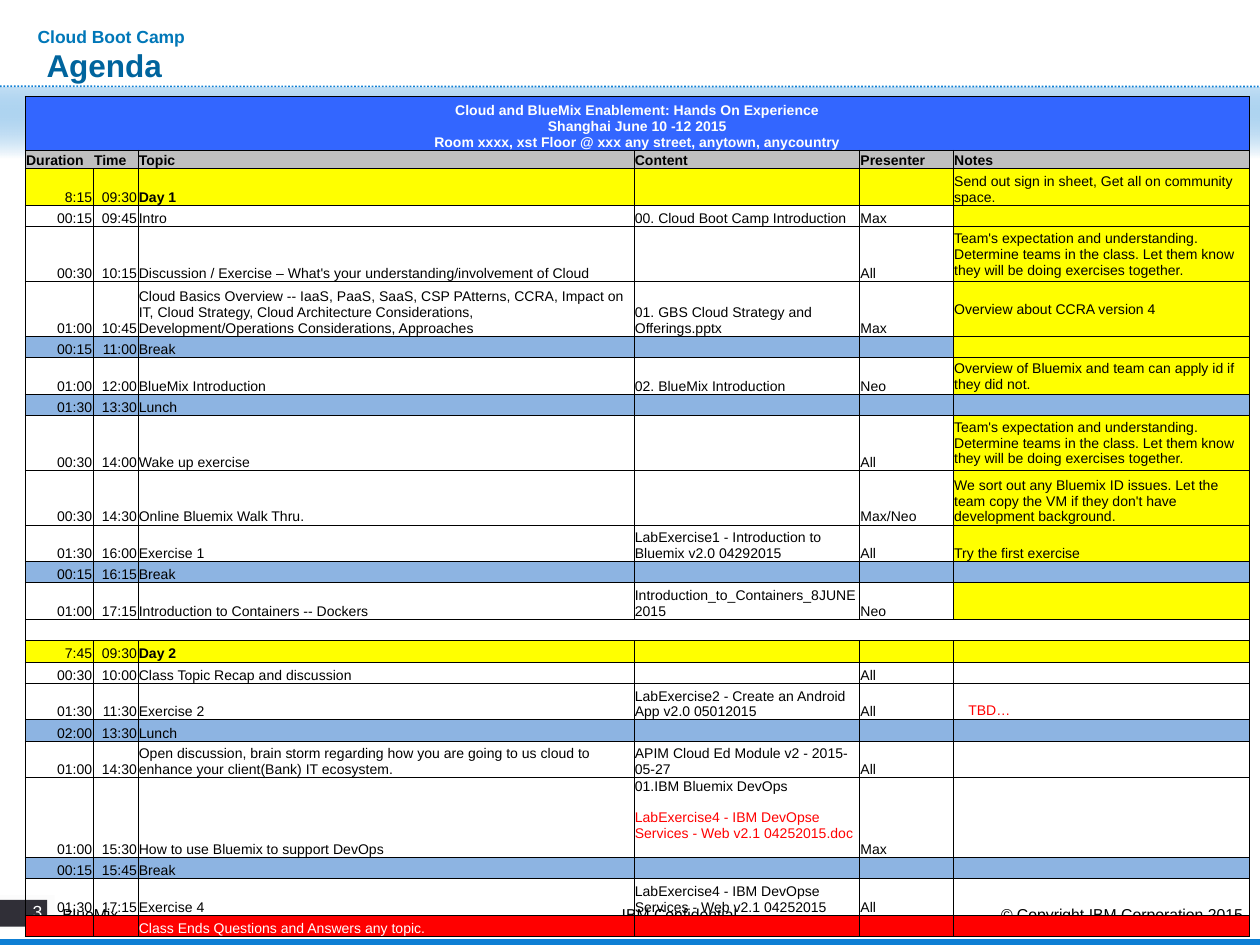
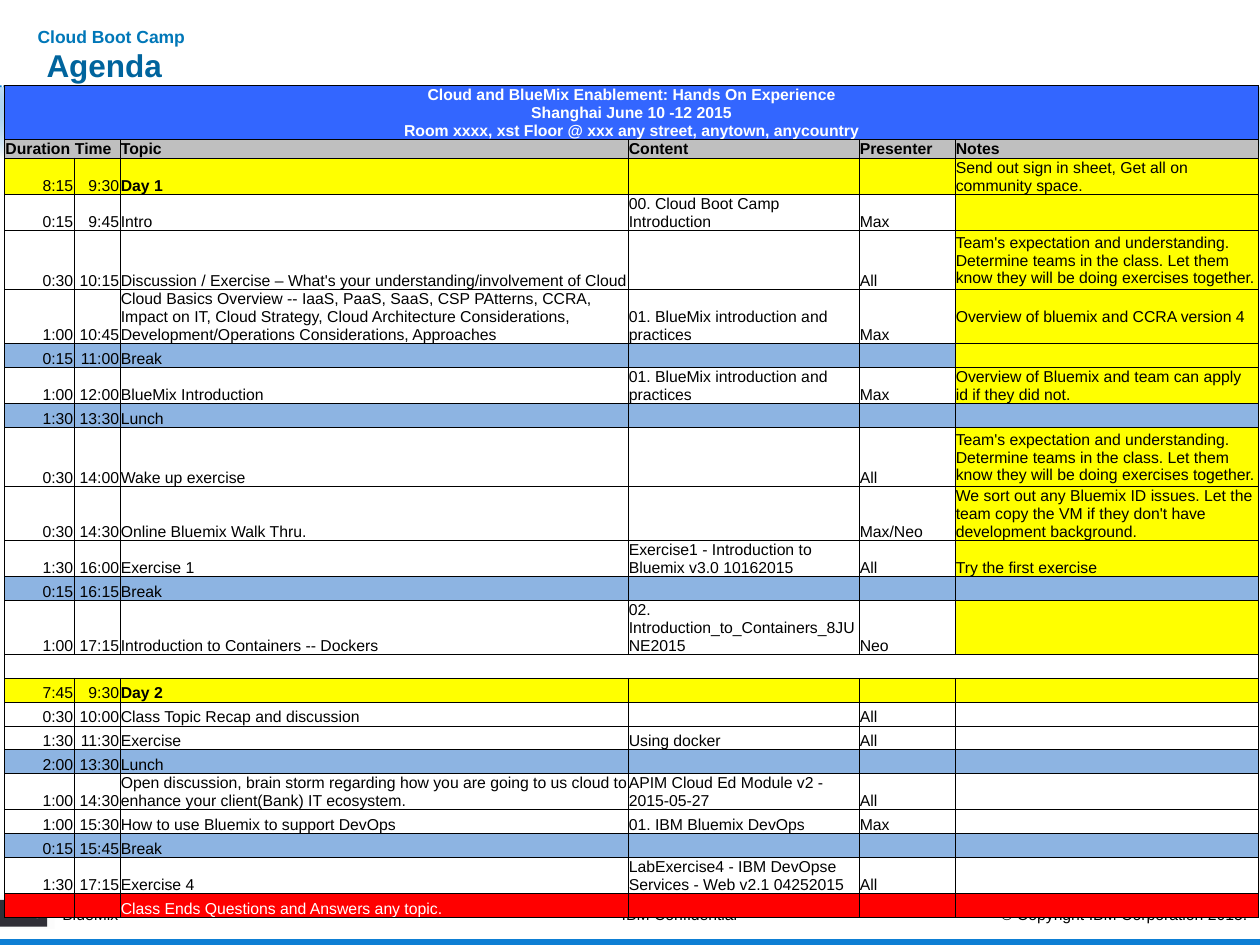
Before and after one commit to skivvyxu/BlueMix-Training, a slide deck: slide 3 of Day1/00. Cloud Boot Camp Introduction.pptx. Drawn at 1260x945 pixels with LibreOffice and Linux fonts; fonts in the diff are those of the drawing; background and template pictures are left out. Boxes give left, top, right and bottom in pixels: in the first picture for what was removed or moved away, otherwise in the second. Text is boxed around its words. In the diff, an @@ line names an element or a change of style, - is before the commit and + after.

Commit message:
updated decks

```diff
--- a/Day1/00. Cloud Boot Camp Introduction.pptx
+++ b/Day1/00. Cloud Boot Camp Introduction.pptx
@@ table at <box>5,86,1257,922</box> @@
-row 3, column 2: 09:30
+row 3, column 2: 9:30
-row 4, column 1: 00:15
+row 4, column 1: 0:15
-row 4, column 2: 09:45
+row 4, column 2: 9:45
-row 5, column 1: 00:30
+row 5, column 1: 0:30
-row 6: 01:00 | 10:45 | Cloud Basics Overview -- IaaS, PaaS, SaaS, CSP PAtterns, CCRA, Impact on IT, Cloud Strategy, Cloud Architecture Considerations, Development/Operations Considerations, Approaches | 01. GBS Cloud Strategy and Offerings.pptx | Max | Overview about CCRA version 4
+row 6: 1:00 | 10:45 | Cloud Basics Overview -- IaaS, PaaS, SaaS, CSP PAtterns, CCRA, Impact on IT, Cloud Strategy, Cloud Architecture Considerations, Development/Operations Considerations, Approaches | 01. BlueMix introduction and practices | Max | Overview of bluemix and CCRA version 4
-row 7, column 1: 00:15
+row 7, column 1: 0:15
-row 8: 01:00 | 12:00 | BlueMix Introduction | 02. BlueMix Introduction | Neo | Overview of Bluemix and team can apply id if they did not.
+row 8: 1:00 | 12:00 | BlueMix Introduction | 01. BlueMix introduction and practices | Max | Overview of Bluemix and team can apply id if they did not.
-row 9, column 1: 01:30
+row 9, column 1: 1:30
-row 10, column 1: 00:30
+row 10, column 1: 0:30
-row 11, column 1: 00:30
+row 11, column 1: 0:30
-row 12, column 1: 01:30
+row 12, column 1: 1:30
-row 12, column 4: LabExercise1 - Introduction to Bluemix v2.0 04292015
+row 12, column 4: Exercise1 - Introduction to Bluemix v3.0 10162015
-row 13, column 1: 00:15
+row 13, column 1: 0:15
-row 14, column 1: 01:00
+row 14, column 1: 1:00
-row 14, column 4: Introduction_to_Containers_8JUNE2015
+row 14, column 4: 02. Introduction_to_Containers_8JUNE2015
-row 16, column 2: 09:30
+row 16, column 2: 9:30
-row 17, column 1: 00:30
+row 17, column 1: 0:30
-row 18: 01:30 | 11:30 | Exercise 2 | LabExercise2 - Create an Android App v2.0 05012015 | All | TBD…
+row 18: 1:30 | 11:30 | Exercise | Using docker | All | 
-row 19, column 1: 02:00
+row 19, column 1: 2:00
-row 20, column 1: 01:00
+row 20, column 1: 1:00
-row 21, column 1: 01:00
+row 21, column 1: 1:00
-row 21, column 4: 01.IBM Bluemix DevOps / LabExercise4 - IBM DevOpse Services - Web v2.1 04252015.doc
+row 21, column 4: 01. IBM Bluemix DevOps
-row 22, column 1: 00:15
+row 22, column 1: 0:15
-row 23, column 1: 01:30
+row 23, column 1: 1:30
@@ size 8 to 9 pt in "Cloud and BlueMix Enablement: Hands On Experience ...", "Duration", "Time", "Topic" and 63 more places @@
@@ table: place and size @@
-table at <box>25,96,1250,941</box>
+table at <box>5,86,1257,922</box>
```
Also in this commit, not shown: 2 other files.
